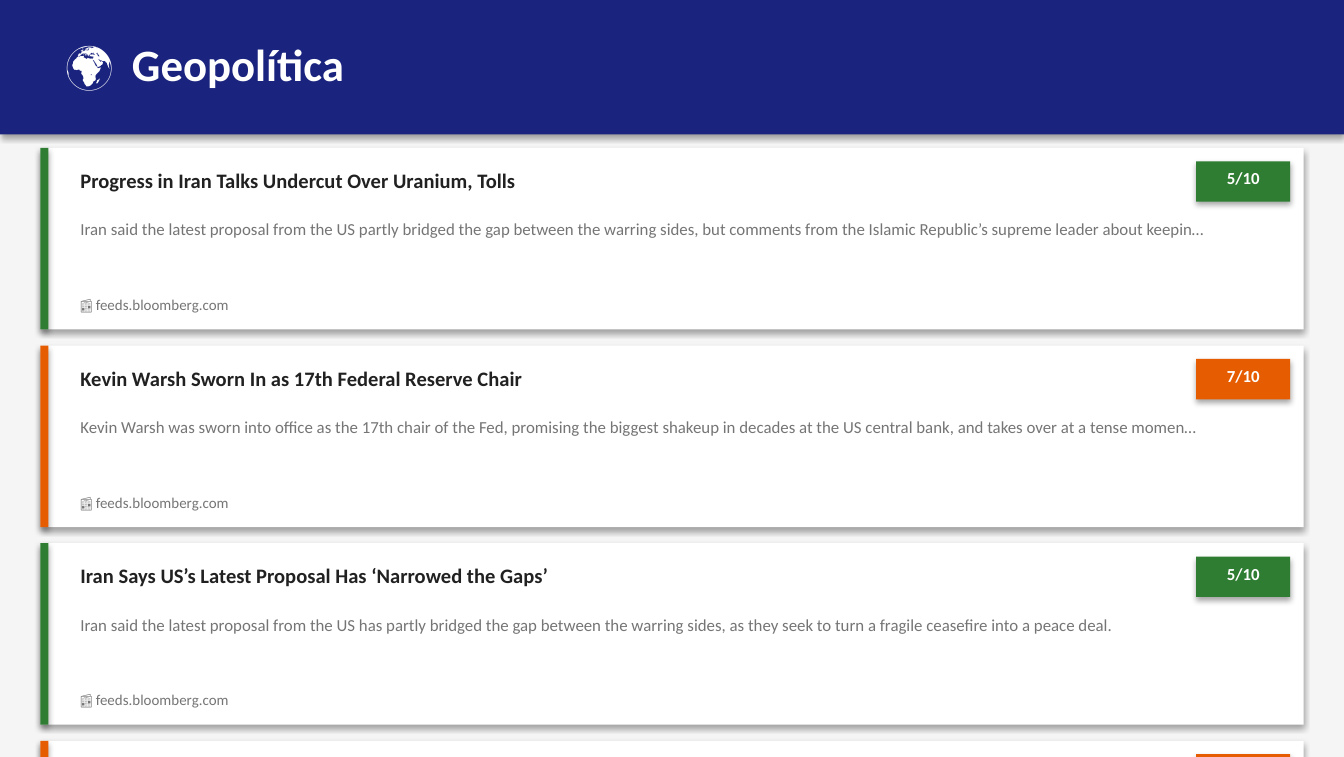
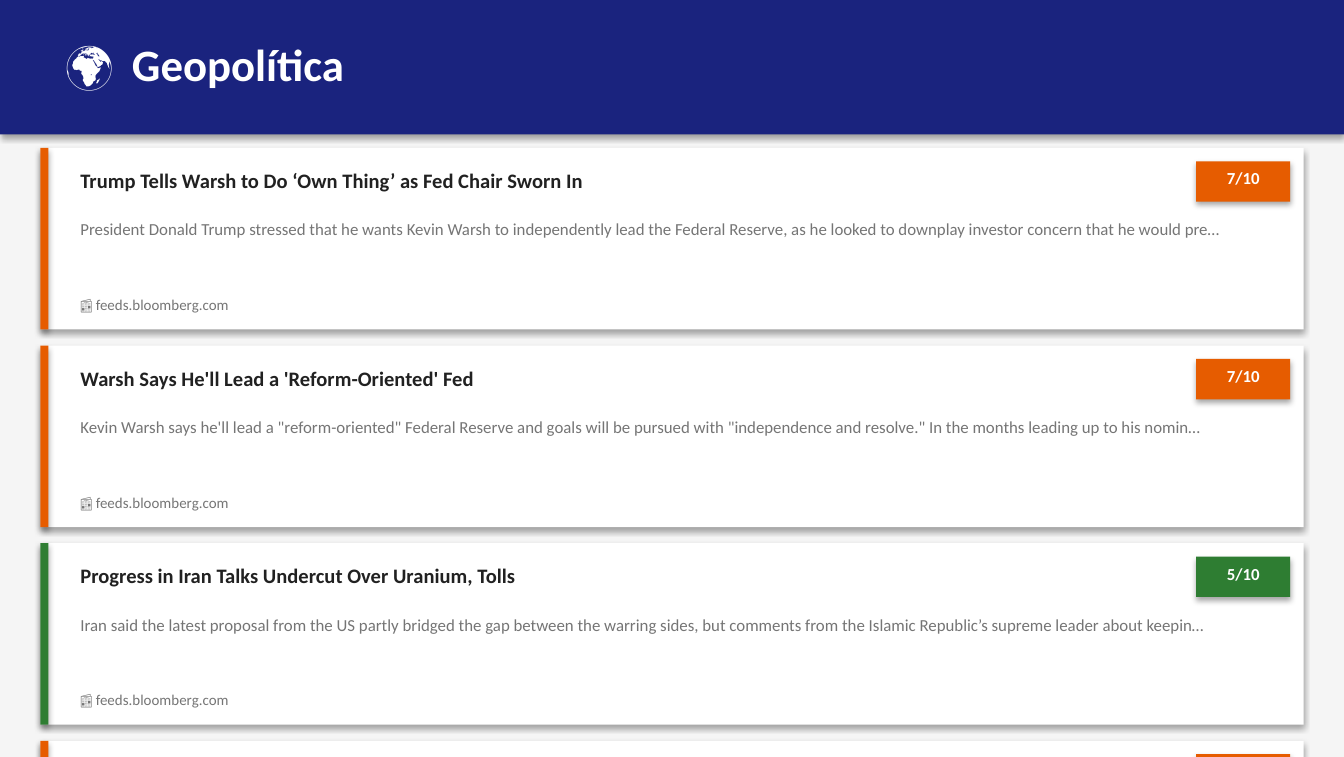
Before and after one commit to erickfranciscohernandez/financiero, a slide deck: slide 3 of newsletter_20260522.pptx. Drawn at 1344x757 pixels with LibreOffice and Linux fonts; fonts in the diff are those of the drawing. Boxes give left, top, right and bottom in pixels: in the first picture for what was removed or moved away, otherwise in the second. Text is boxed around its words. In the diff, an @@ line names an element or a change of style, - is before the commit and + after.

```diff
--- a/newsletter_20260522.pptx
+++ b/newsletter_20260522.pptx
@@ rectangle at (40, 148, 48, 329): fill #2E7D32 to #E65C00 @@
@@ text at (80, 173, 582, 192): text changed @@
-Progress in Iran Talks Undercut Over Uranium, Tolls
+Trump Tells Warsh to Do ‘Own Thing’ as Fed Chair Sworn In
@@ rectangle at (1196, 161, 1290, 202): fill #2E7D32 to #E65C00 @@
@@ text at (1227, 172, 1260, 185): text changed @@
-5/10
+7/10
@@ text at (80, 223, 1219, 238): text changed @@
-Iran said the latest proposal from the US partly bridged the gap between the warring sides, but comments from the Islamic Republic’s supreme leader about keepin…
+President Donald Trump stressed that he wants Kevin Warsh to independently lead the Federal Reserve, as he looked to downplay investor concern that he would pre…
@@ text at (80, 371, 474, 390): text changed @@
-Kevin Warsh Sworn In as 17th Federal Reserve Chair
+Warsh Says He'll Lead a 'Reform-Oriented' Fed
@@ text at (80, 421, 1199, 436): text changed @@
-Kevin Warsh was sworn into office as the 17th chair of the Fed, promising the biggest shakeup in decades at the US central bank, and takes over at a tense momen…
+Kevin Warsh says he'll lead a "reform-oriented" Federal Reserve and goals will be pursued with "independence and resolve." In the months leading up to his nomin…
@@ text at (80, 568, 515, 587): text changed @@
-Iran Says US’s Latest Proposal Has ‘Narrowed the Gaps’
+Progress in Iran Talks Undercut Over Uranium, Tolls
@@ text at (80, 619, 1204, 634): text changed @@
-Iran said the latest proposal from the US has partly bridged the gap between the warring sides, as they seek to turn a fragile ceasefire into a peace deal.
+Iran said the latest proposal from the US partly bridged the gap between the warring sides, but comments from the Islamic Republic’s supreme leader about keepin…
```
Also in this commit, not shown: 1 other slide changed, 5 other files.
